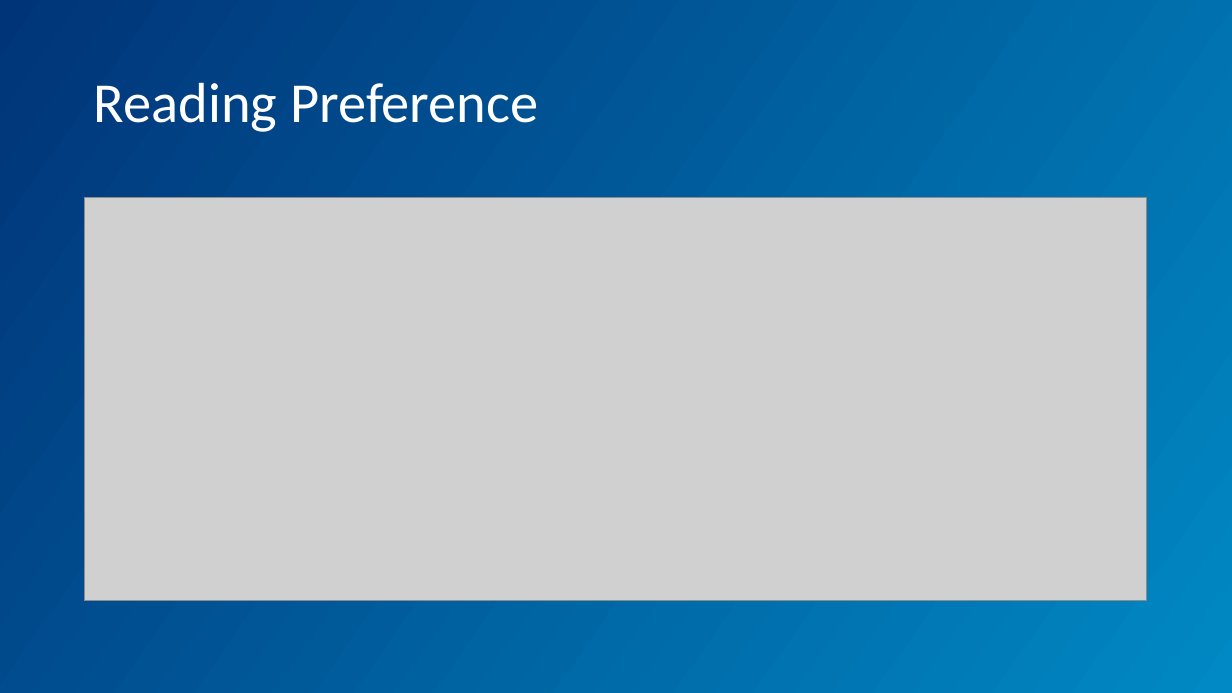
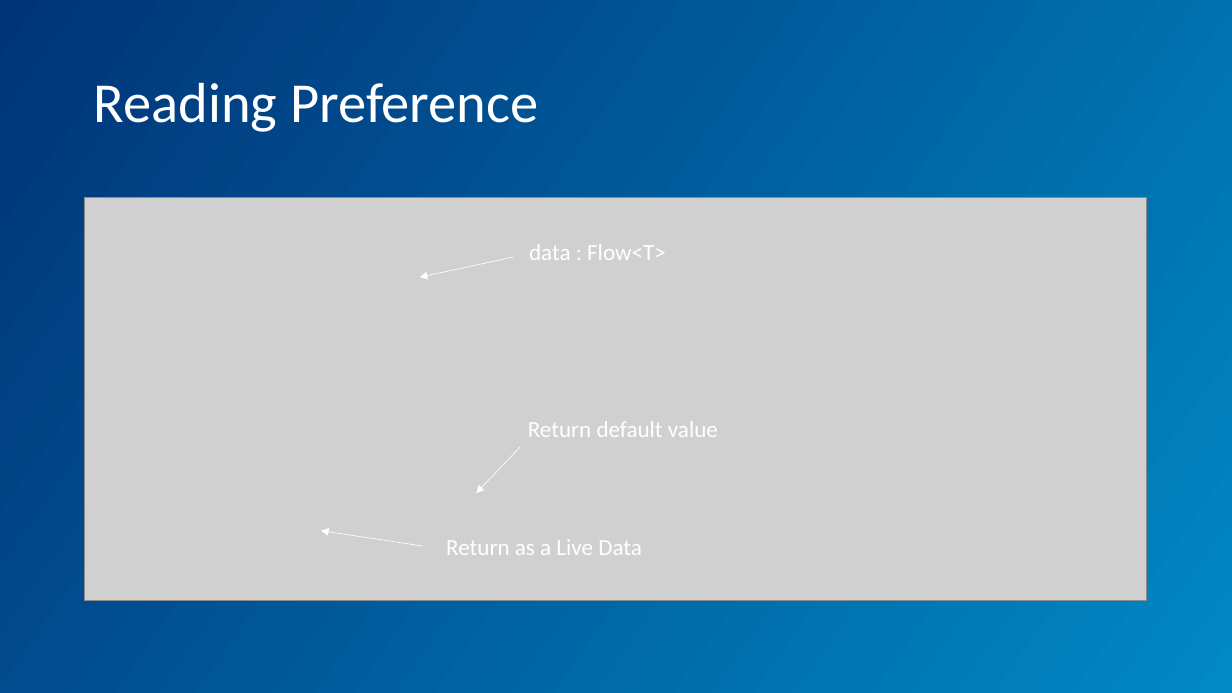
Before and after one commit to pratik-philips/DataStore-Android-Demo, a slide deck: slide 9 of DataStore.pptx. Drawn at 1232x693 pixels with LibreOffice and Linux fonts; fonts in the diff are those of the drawing; grey boxes stand for pictures; background and template pictures are left out. Boxes give left, top, right and bottom in pixels: in the first picture for what was removed or moved away, otherwise in the second. Text is boxed around its words. In the diff, an @@ line names an element or a change of style, - is before the commit and + after.

Commit message:
ppt modified

```diff
--- a/DataStore.pptx
+++ b/DataStore.pptx
@@ arrow added from (514, 257) to (420, 277), #FFFFFF 0.5 pt @@
@@ text added at <box>529,244,666,260</box>, 18 pt, text #FFFFFF @@
+data : Flow<T>
@@ arrow added from (520, 447) to (476, 494), #FFFFFF 0.5 pt @@
@@ text added at <box>528,421,718,437</box>, 18 pt, text #FFFFFF @@
+Return default value
@@ arrow added from (423, 546) to (321, 531), #FFFFFF 0.5 pt @@
@@ text added at <box>446,540,642,555</box>, 18 pt, text #FFFFFF @@
+Return as a Live Data
```
Also in this commit, not shown: 1 other slide changed.
